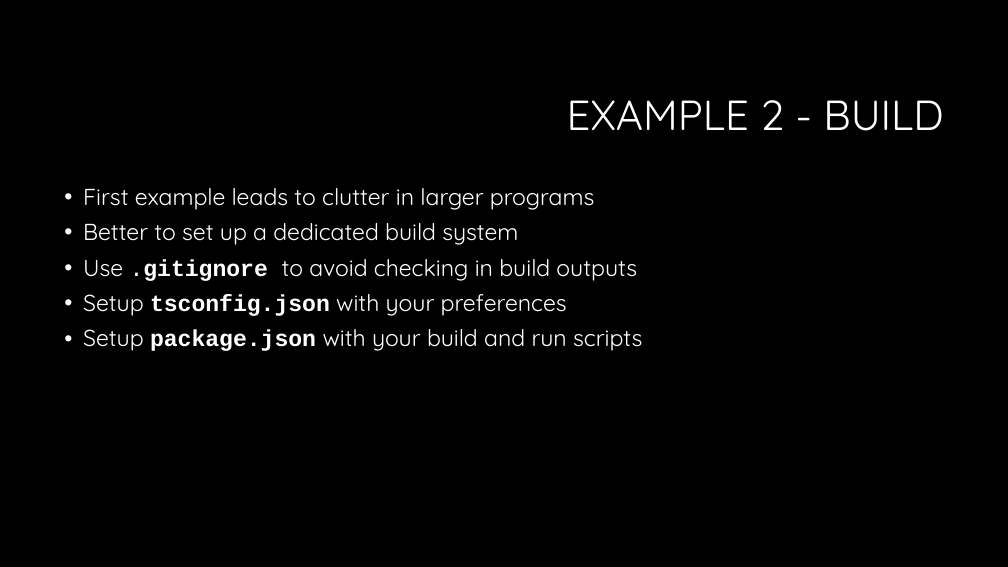
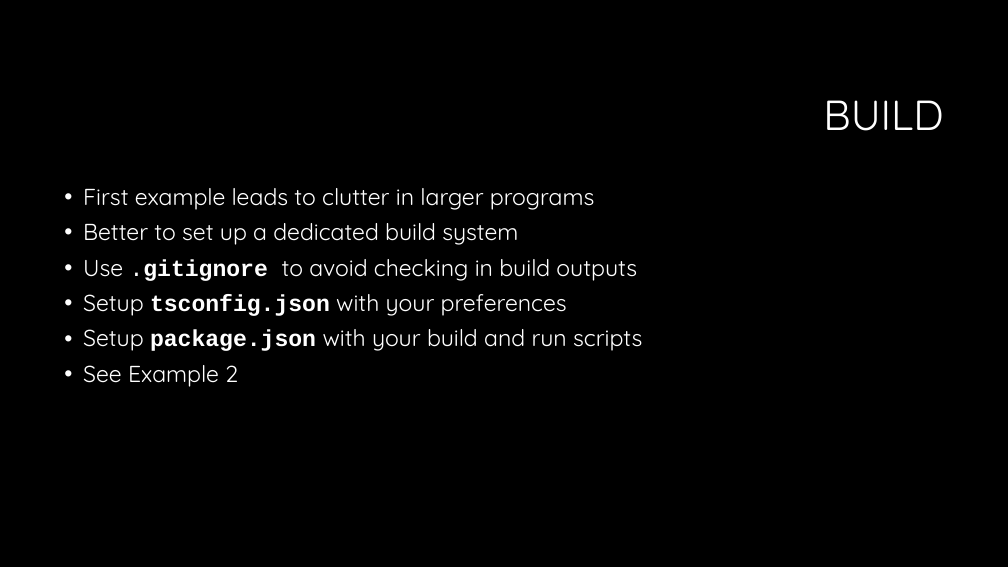
Before and after one commit to RonPenton/intro-to-typescript, a slide deck: slide 27 of Web development with Typescript.pptx (slide 25 before the commit). Drawn at 1008x567 pixels with LibreOffice and Linux fonts; fonts in the diff are those of the drawing; background and template pictures are left out. Boxes give left, top, right and bottom in pixels: in the first picture for what was removed or moved away, otherwise in the second. Text is boxed around its words. In the diff, an @@ line names an element or a change of style, - is before the commit and + after.

```diff
--- a/Web development with Typescript.pptx
+++ b/Web development with Typescript.pptx
@@ title at (823, 100, 943, 131): text changed @@
-EXAMPLE 2 - BUILD
+BUILD
@@ text at (83, 365, 238, 387): paragraph added @@
+• See Example 2
```
Also in this commit, not shown: 18 other slides changed, 3 slides added, 2 slides removed.
